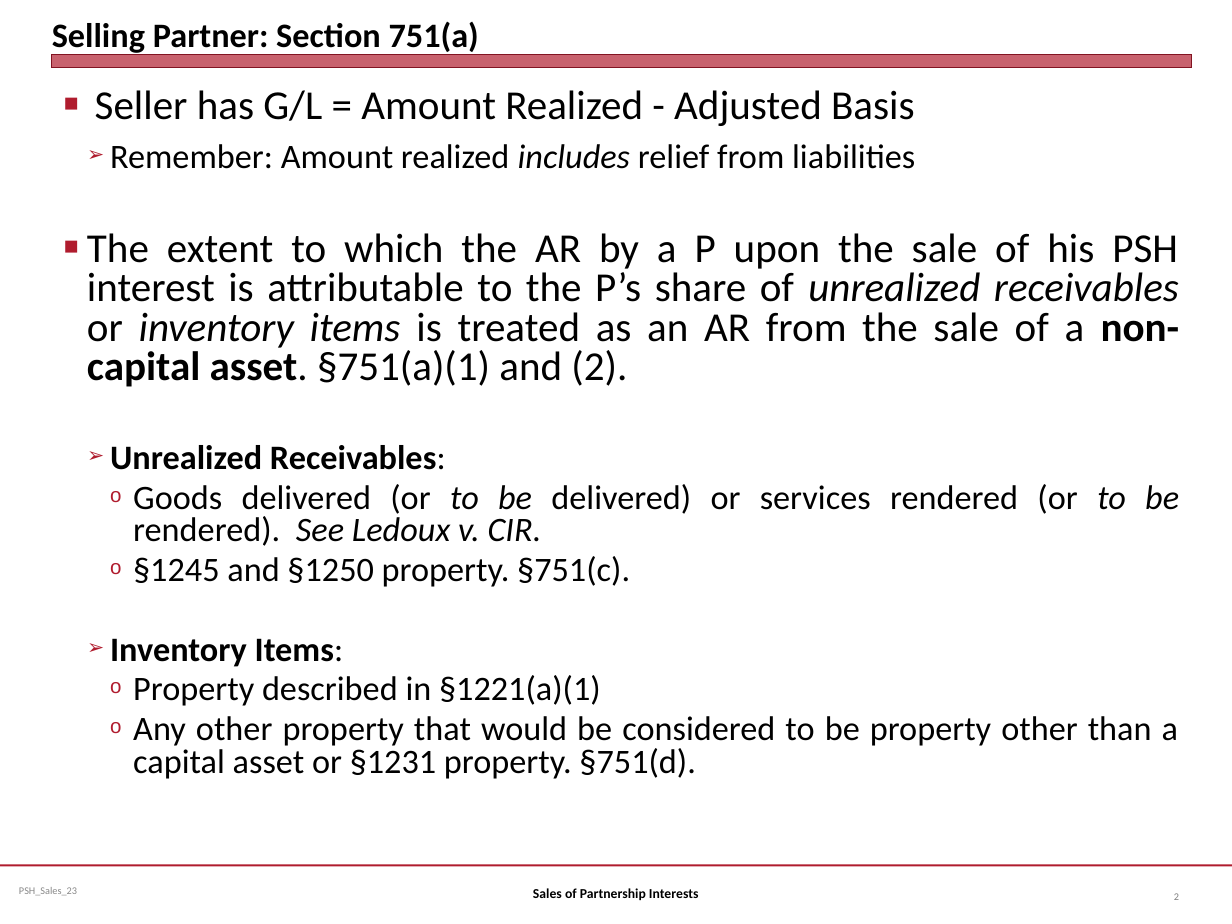
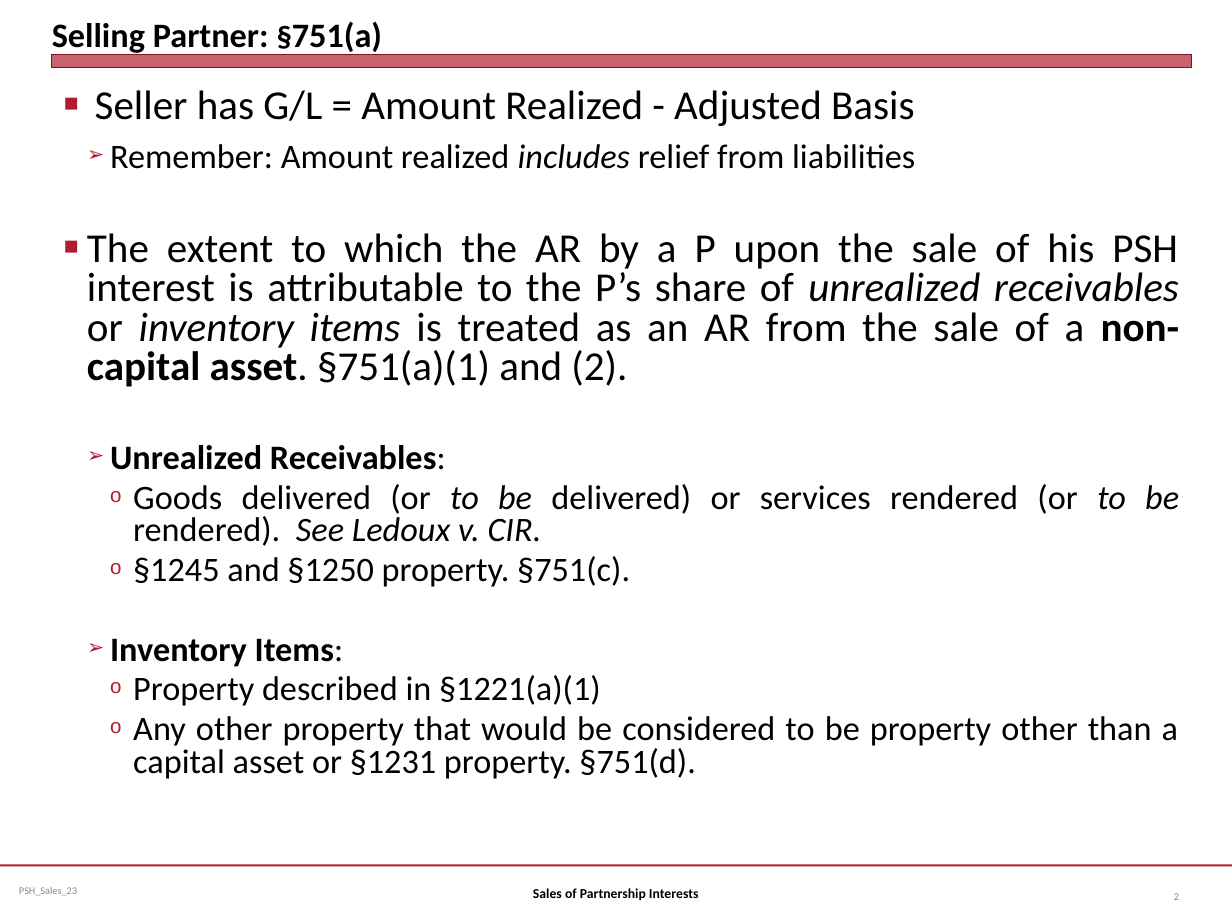
Before and after one commit to jmc877/Partnership-Tax, a slide deck: slide 2 of slides/PSH_Sales_23.pptx. Drawn at 1232x924 pixels with LibreOffice and Linux fonts; fonts in the diff are those of the drawing. Boxes give left, top, right and bottom in pixels: in the first picture for what was removed or moved away, otherwise in the second. Text is boxed around its words. In the diff, an @@ line names an element or a change of style, - is before the commit and + after.

```diff
--- a/slides/PSH_Sales_23.pptx
+++ b/slides/PSH_Sales_23.pptx
@@ title at (52,21,382,56): text changed @@
-Selling Partner: Section 751(a)
+Selling Partner: §751(a)
```
Also in this commit, not shown: 7 other slides changed.
